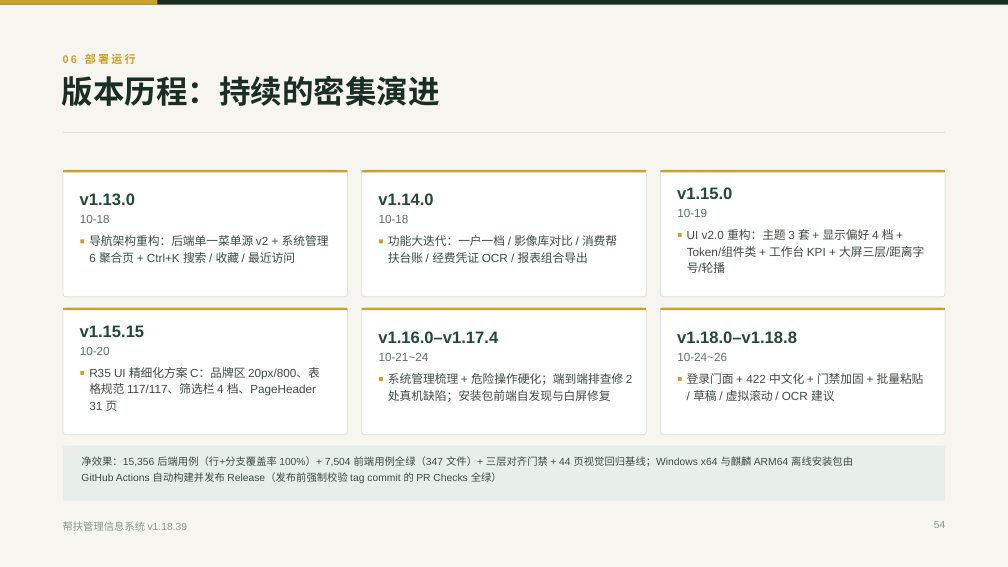
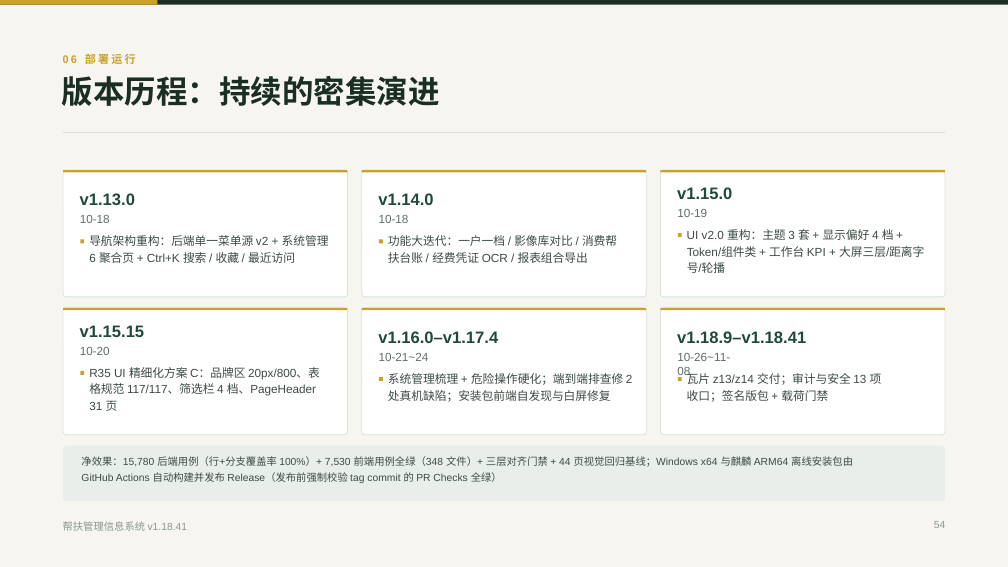
Before and after one commit to lzh745200/MRRS, a slide deck: slide 54 of docs/帮扶管理信息系统介绍.pptx. Drawn at 1008x567 pixels with LibreOffice and Linux fonts; fonts in the diff are those of the drawing. Boxes give left, top, right and bottom in pixels: in the first picture for what was removed or moved away, otherwise in the second. Text is boxed around its words. In the diff, an @@ line names an element or a change of style, - is before the commit and + after.

Commit message:
docs(ppt): 三份 PPT 与《项目文件结构说明》校准到 v1.18.41
说明文字与讲稿原地更新，版式/母版未改（仅替换文本框内容，保留原字体字号）。

- 介绍版（56 页）：页脚与封面版本 1.18.41；系统规模 KPI 纠正为 15,780 / 7,530 /
  103 key（15 legacy）/ 147 视图 / 124 服务文件 / 118 表；测试体系页与结尾统计同步；
  版本历程末卡由 v1.18.0–8 改为 v1.18.9–v1.18.41；p18 六张卡改写为 1.18.9→1.18.41 的
  收口要点（瓦片、兼容与发布、安全、数据一致性、安装包可用性、分发与签名）；
  p55 代码签名标记为已落地（v1.18.36）
- 零基础版（44 页）：规模页 850 端点 / 67 迁移 / 23,310 自动化用例；质量页用例数与
  p31/p32/p33 讲稿备注同步
- 操作培训（60 页）：封面与页脚版本
- 结构说明：全篇校准到 v1.18.41 —— 后端 15,780 用例 / 839 测试文件、前端 348 文件 /
  7,530 用例、118 表 / 67 迁移、850 端点、菜单 103 key / 15 legacy、各层文件数
  （core 40 / models 62 / services 110 / middleware 15 / startup 6 / utils 21 / interfaces 1）；
  11.6 补 verify_installer_payload.py；补录 v1.15.16~v1.18.41 版本历史；第 17 章补第 20 条

核对口径：pytest --collect-only 15,780；vitest list 7,530；check_doc_numbers --full 通过。

```diff
--- a/docs/帮扶管理信息系统介绍.pptx
+++ b/docs/帮扶管理信息系统介绍.pptx
@@ text at bbox=[677, 331, 806, 343]: text changed @@
-v1.18.0–v1.18.8
+v1.18.9–v1.18.41
@@ text at bbox=[677, 353, 730, 378]: text changed @@
-10-24~26
+10-26~11-08
@@ text at bbox=[687, 371, 882, 385]: text changed @@
-登录门面 + 422 中文化 + 门禁加固 + 批量粘贴
+瓦片 z13/z14 交付；审计与安全 13 项
@@ text at bbox=[687, 390, 828, 402]: text changed @@
-/ 草稿 / 虚拟滚动 / OCR 建议
+收口；签名版包 + 载荷门禁
@@ text at bbox=[81, 456, 853, 467]: text changed @@
-净效果：15,356 后端用例（行+分支覆盖率 100%）+ 7,504 前端用例全绿（347 文件）+ 三层对齐门禁 + 44 页视觉回归基线；Windows x64 与麒麟 ARM64 离线安装包由
+净效果：15,780 后端用例（行+分支覆盖率 100%）+ 7,530 前端用例全绿（348 文件）+ 三层对齐门禁 + 44 页视觉回归基线；Windows x64 与麒麟 ARM64 离线安装包由
@@ text at bbox=[63, 521, 188, 531]: text changed @@
-帮扶管理信息系统 v1.18.39
+帮扶管理信息系统 v1.18.41
```
Also in this commit, not shown: 50 other slides changed, 3 other files.
